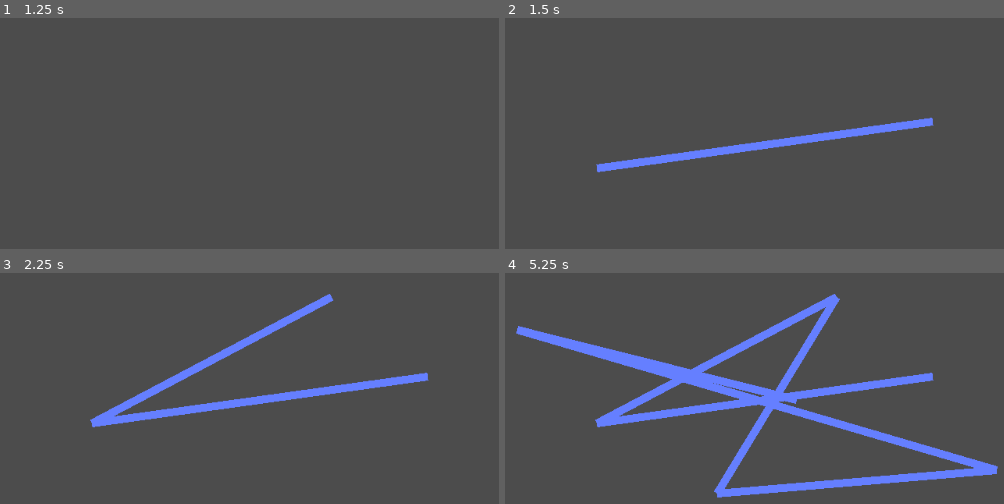
Above: before the commit, frames 1-4 (two rows, left to right).
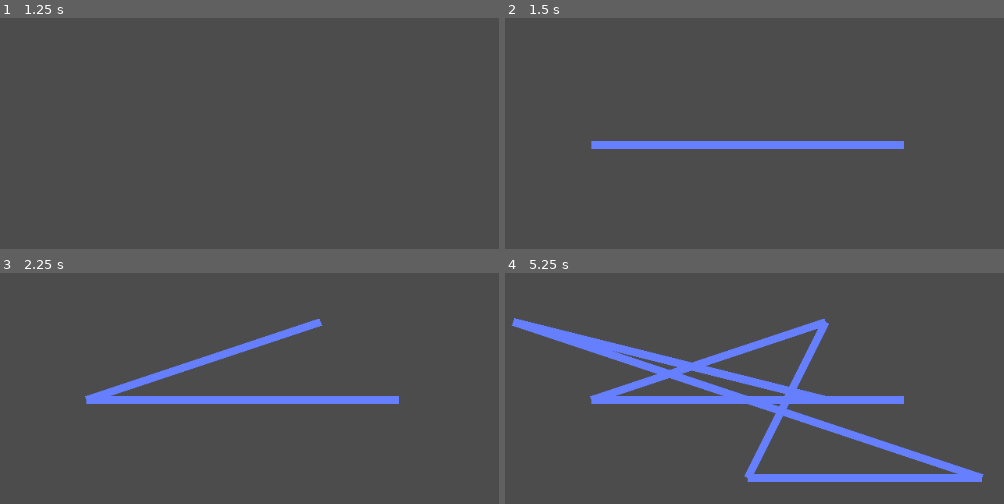
Above: after the commit, the same moments.

Repository: DevelopedAphid/PCBattles
Game: Godot game, scene res://LineCreator.tscn
Same seed, same stepped clock (60 frames per second), same inputs: the game is played once before the commit and once after it. This scene is started directly instead of the project's main scene.
Inputs (mouse positions are in pixels of both pictures, inside the frame that each line leads up to):
- Up to frame 1 (1.25 s): tap Enter at 0.5 s; move the mouse to (429, 121) at 0.52 s; click (429, 121) at 0.67 s
- Up to frame 2 (1.5 s): tap Space at 1.25 s; move the mouse to (594, 168) at 1.27 s; click (594, 168) at 1.42 s
- Up to frame 3 (2.25 s): tap Enter at 2 s; move the mouse to (334, 296) at 2.02 s; click (334, 296) at 2.17 s
- Up to frame 4 (5.25 s): tap Space at 2.75, 4.25 s; move the mouse to (714, 492) at 2.77 s; click (714, 492) at 2.92 s; tap Enter at 3.5 s; move the mouse to (999, 469) at 3.52 s; click (999, 469) at 3.67 s; move the mouse to (514, 330) at 4.27 s; click (514, 330) at 4.42 s; move the mouse to (799, 400) at 5.02 s; click (799, 400) at 5.17 s

Frame 1 is identical in both runs. In frame 2, 3.9% of the frame differs, in the area x 17-86%, y 42-68%; in frame 3, 6.6%; in frame 4, 16%, in the area x 1-99%, y 9-98%.

Commit message:
Snap grid for line drawing
- Adds a snap grid for line drawing

Diff:
--- a/LineCreator.gd
+++ b/LineCreator.gd
@@ -2,6 +2,7 @@
 
 var is_drawing: bool = false
 var point_count: int = 0
+var grid_step: int = 100
 
 func _ready():
 	$Line2D.hide()
@@ -14,15 +15,23 @@
 		if !is_drawing:
 			$Line2D.show()
 			is_drawing = true
-			_add_point_at_position(event.position)
+			_add_point_at_position(round_and_return_mouse_pos())
 
-		_add_point_at_position(event.position)
+		_add_point_at_position(round_and_return_mouse_pos())
 
 func _process(_delta):
 	if is_drawing:
-		$Line2D.points[point_count - 1] = get_global_mouse_position()
-		print(point_count)
+		$Line2D.points[point_count - 1] = round_and_return_mouse_pos()
+
 
 func _add_point_at_position(pos):
 	$Line2D.add_point(pos)
 	point_count += 1
+
+func round_and_return_mouse_pos():
+	#get mouse position
+	var mouse_position: Vector2 = get_global_mouse_position()
+	#set to the grid
+	mouse_position.x = stepify(mouse_position.x, grid_step)
+	mouse_position.y = stepify(mouse_position.y, grid_step)
+	return mouse_position
